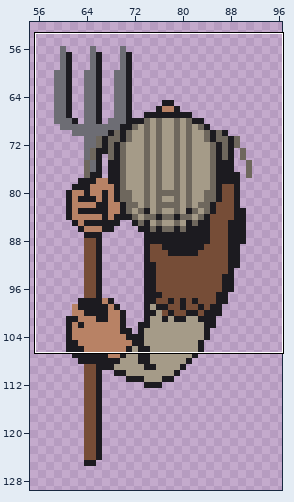
Edited in one commit: pixel-art file (art/peasant.ase). The picture above shows the old version from afar; the outline marks the close-up.
Close-up. Old version:
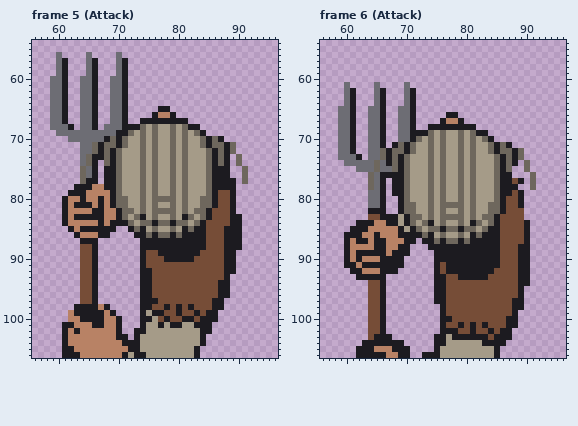
160x160 pixels, 8 frames. Shown: frame 5 (Attack): x 56..96, y 54..106; frame 6 (Attack): x 56..96, y 54..106. The wide view leaves out empty margins. The commit also changed other frames or places, which this record leaves out.
And afterwards:
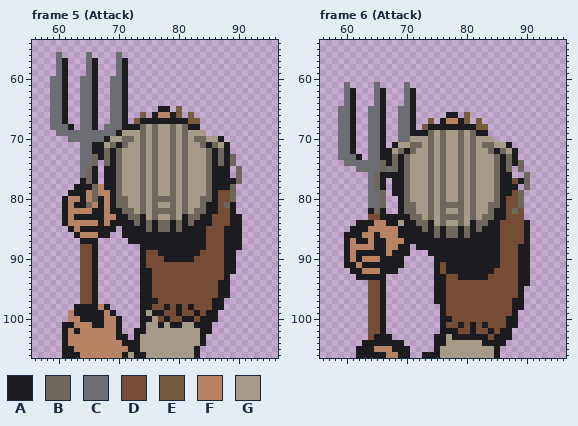
Palette (. is transparent): A #1c1b20  B #6e675d  C #6d6d74  D #764d37  E #765c3d  F #b88265  G #a59b88
Changes in this commit:
--- frame 5 (Attack), layer "Head"
@@ x 56..96 @@
  64 ...CCA..CCA..CCA.........................
- 65 ...CCA..CCA..CCA.....AA..................
- 66 ...CCA..CCA..CCA....AFFA.................
- 67 ...CCA..CCA..CCA..AAAAAAAA...............
+ 65 ...CCA..CCA..CCA.....AA.E................
+ 66 ...CCA..CCA..CCA..E.AFFAE.E..............
+ 67 ...CCA..CCA..CCA.EAAAAAAAAEE.............
  68 ...CCCA.CCA.CCCAAABGBGGBGBAA.............
- 69 ....CCCCCCCCCCAABGBGBGGBGBGBA............
- 70 ......CCCCCCABABGGBGBGGBGBGGBABA.........
- 71 ........CCBABBABGGBGBGGBGBGGBABBAB.......
- 72 ........CCBABABGGGBGBGGBGBGGGBABAB.......
- 73 ........CBAABABGGGBGBGGBGBGGGBABA.B......
- 74 ........CBA.BABGGGBGBGGBGBGGGBABA.B......
- 75 ........BCA.AABGGGBGBGGBGBGGGBAAA..B.....
- 76 ........BCA.AABGGGBGBGGBGBGGGBAAA..B.....
- 77 ........BAA.AABGGGBGBGGBGBGGGBAAAA.B.....
- 78 .......AAAFFAABGGGBGBGGBGBGGGBAAAA.......
- 79 ......AAAFFFFABGGGBGBGGBGBGGGBADDA.......
- 80 .....AFFAFFAFABBGGBGBBBBGBGGBBADDA.......
- 81 .....AFAAAFAFABBGGBGBGGBGBGGBBADDA.......
- 82 .....AFFFFAAFFABBGBGBBBBGBGBBADDDA.......
- 83 .....AFAAAAAFFABGBAGBGGBGABGBADDDAA......
- 84 .....AFFFFFAFAAABGBBABBABBGBADDDDAA......
- 85 ......AFAAAAAA..ABAGBGGBGABAADDDAAA......
- 86 .......AFFFAA....AABABBABAAAADDDAAA......
- 87 ........AAA.......AAAAAAAAAAADDDAAA......
+ 69 ....CCCCCCCCCCAGGGBGBGGBGBGGG............
+ 70 ......CCCCCCAGGBBGBGBGGBGBGBBGGA.........
+ 71 ........CCAAGBABGGBGBGGBGBGGBABGA........
+ 72 ........CCAABABGGGBGBGGBGBGGGBABA........
+ 73 ........CCBABABGGGBGBGGBGBGGGBABAB.......
+ 74 ........CCB.BABGGGBGBGGBGBGGGBABAB.......
+ 75 ........CBA.AABGGGBGBGGBGBGGGBAAA.B......
+ 76 ........CBA.AABGGGBGBGGBGBGGGBAAA.B......
+ 77 ........ABA.AABGGGBGBGGBGBGGGBAAAAB......
+ 78 .......AAABFAABGGGBGBGGBGBGGGBAAAB.......
+ 79 ......AAAFBFFABGGGBGBGGBGBGGGBADDB.......
+ 80 .....AFFAFBAFABBGGBGBBBBGBGGBBADDB.......
+ 81 .....AFAABFAFABBGGBGBGGBGBGGBAADBA.......
+ 82 .....AFFFFAAFAABBGBGBBBBGBGBBAADDA.......
+ 83 .....AFAAAAAFFAABBAGBGGBGABBAADDDAA......
+ 84 .....AFFFFFAFAAAABABABBABABAAADDDAA......
+ 85 ......AFAAAAAA.AAAABABBABAAAADDDAAA......
+ 86 .......AFFFAA..AAAAAAAAAAAAAADDDAAA......
+ 87 ........AAA.....AAAAAAAAAAAAADDDAAA......
  88 ........DDA.......AAAAAAAAAAADDDAAA......
--- frame 6 (Attack), layer "Head"
@@ x 56..96 @@
  65 ...CCA..CCA..CCA.........................
- 66 ...CCA..CCA..CCA.....AA..................
- 67 ...CCA..CCA..CCA....AFFA.................
- 68 ...CCA..CCA..CCA..AAAAAAAA...............
+ 66 ...CCA..CCA..CCA.....AA.E................
+ 67 ...CCA..CCA..CCA..E.AFFAE.E..............
+ 68 ...CCA..CCA..CCA.EAAAAAAAAEE.............
  69 ...CCA..CCA..CCAAABGBGGBGBAA.............
- 70 ...CCA..CCA..CCABGBGBGGBGBGBA............
- 71 ...CCA..CCA.ABABGGBGBGGBGBGGBABA.........
- 72 ...CCA..CCBABBABGGBGBGGBGBGGBABBAB.......
- 73 ...CCCA.CCBABABGGGBGBGGBGBGGGBABAB.......
- 74 ....CCCCCBCABABGGGBGBGGBGBGGGBABA.B......
- 75 ......CCCBCCBABGGGBGBGGBGBGGGBAB..B......
- 76 ........BCAAAABGGGBGBGGBGBGGGBAA...B.....
- 77 ........BCA.AABGGGBGBGGBGBGGGBAADA.B.....
- 78 ........BCA.AABGGGBGBGGBGBGGGBAAA..B.....
- 79 ........CCA.AABGGGBGBGGBGBGGGBAADA.......
- 80 ........CCA..ABGGGBGBGGBGBGGGBADDA.......
- 81 ........CCA..ABBGGBGBBBBGBGGBBADDA.......
- 82 ........AAA..ABBGGBGBGGBGBGGBBADDD.......
- 83 ........DDAAAGABBGBGBBBBGBGBBADDDD.......
- 84 ......AAAFFAAGABGBAGBGGBGABGBADDDDA......
- 85 .....AAAFFFFFAGABGBBABBABBGBAADDDDA......
- 86 ....AAAFFAFFFAAAABAGBGGBGABAAADDDDA......
- 87 ....AFAAFAAFFFAA.AABABBABAAAAADDDDA......
- 88 ....AFFFFAAFFAA...AAAAAAAAAAAADDDAA......
- 89 ....AFAAAAAFAAA....AAAAAAAAAAADDDAA......
+ 70 ...CCA..CCA..CCGGGBGBGGBGBGGG............
+ 71 ...CCA..CCA.AGGBBGBGBGGBGBGBBGGA.........
+ 72 ...CCA..CCAAGBABGGBGBGGBGBGGBABGA........
+ 73 ...CCCA.CCAABABGGGBGBGGBGBGGGBABA........
+ 74 ....CCCCCCBABABGGGBGBGGBGBGGGBABAB.......
+ 75 ......CCCCBCBABGGGBGBGGBGBGGGBAB.B.......
+ 76 ........CBAAAABGGGBGBGGBGBGGGBAA..B......
+ 77 ........CBA.AABGGGBGBGGBGBGGGBAADAB......
+ 78 ........CBA.AABGGGBGBGGBGBGGGBAAA.B......
+ 79 ........CCB.AABGGGBGBGGBGBGGGBAADB.......
+ 80 ........CCB..ABGGGBGBGGBGBGGGBADDB.......
+ 81 ........CCB..ABBGGBGBBBBGBGGBBADDB.......
+ 82 ........ABA..ABBGGBGBGGBGBGGBAADBD.......
+ 83 ........DDAAAAABBGBGBBBBGBGBBAADDD.......
+ 84 ......AAAFFAAGAABBAGBGGBGABBAADDDDA......
+ 85 .....AAAFFFFFAAAABABABBABABAAADDDDA......
+ 86 ....AAAFFAFFFAAAAAABABBABAAAAADDDDA......
+ 87 ....AFAAFAAFFFAAAAAAAAAAAAAAAADDDDA......
+ 88 ....AFFFFAAFFAA.AAAAAAAAAAAAAADDDAA......
+ 89 ....AFAAAAAFAAA...AAAAAAAAAAAADDDAA......
  90 ....AFAFFFAAAA.....AAAAAAAAAAADDDAA......
